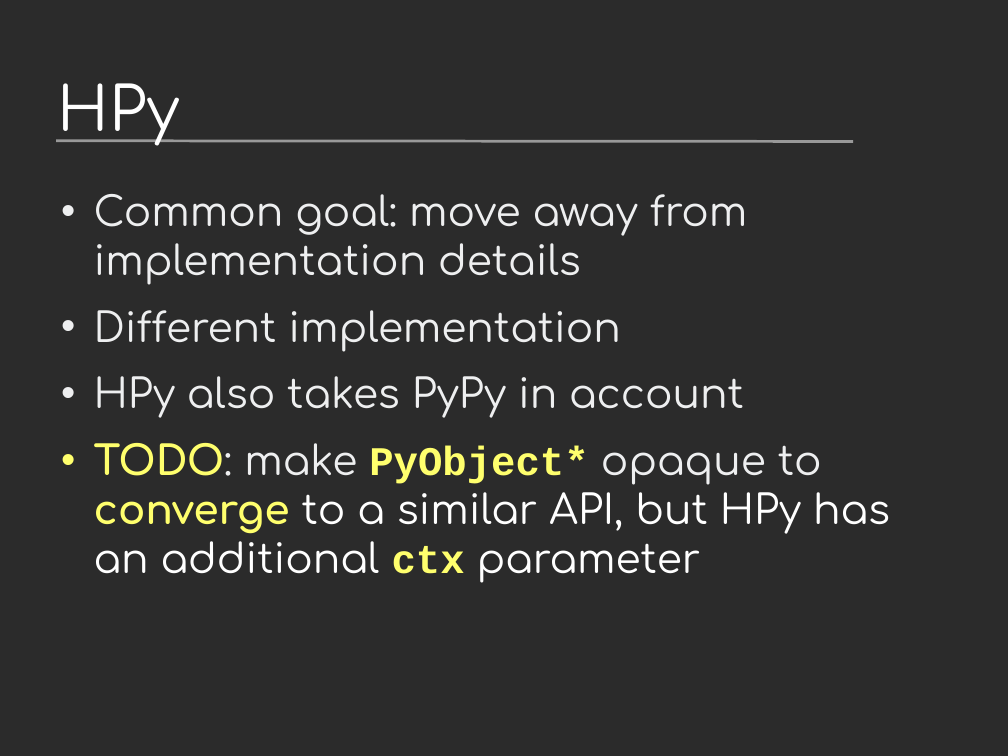
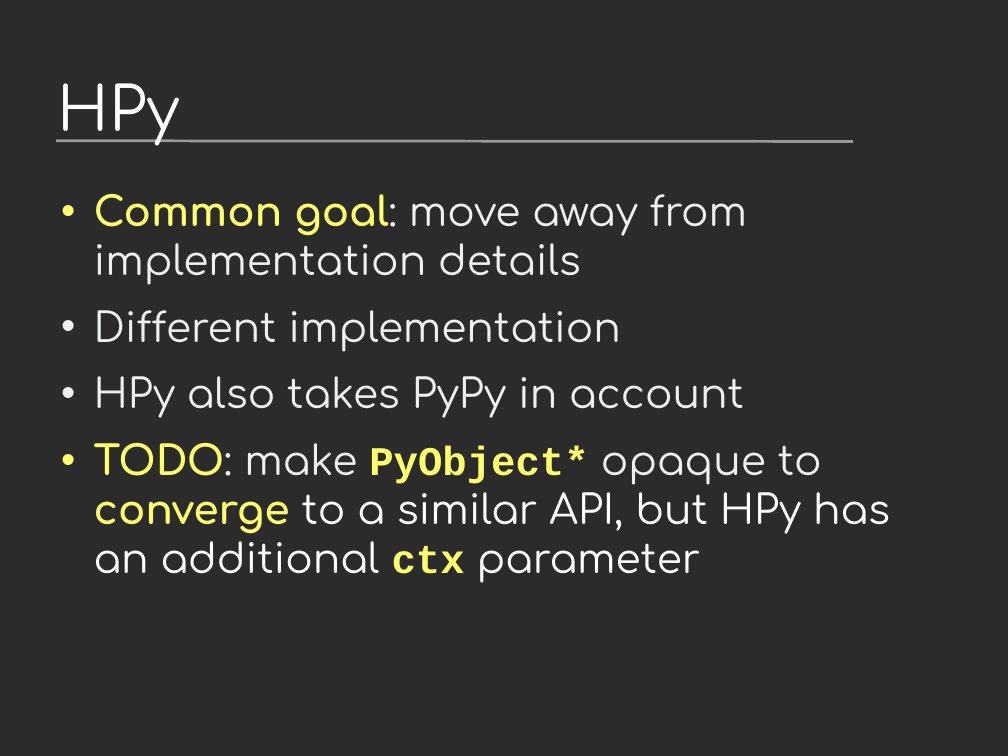
Before and after one commit to vstinner/talks, a slide deck: slide 28 of 2023-CoreDevSprint-Brno/c-api.odp. Drawn at 1008x756 pixels with LibreOffice and Linux fonts; fonts in the diff are those of the drawing; background and template pictures are left out; a plain dark background stands for a picture behind light text. Boxes give left, top, right and bottom in pixels: in the first picture for what was removed or moved away, otherwise in the second. Text is boxed around its words. In the diff, an @@ line names an element or a change of style, - is before the commit and + after.

```diff
--- a/2023-CoreDevSprint-Brno/c-api.odp
+++ b/2023-CoreDevSprint-Brno/c-api.odp
@@ text at (94, 194, 747, 284): text colour #EEEFF0 to #FFFF6D, bold on in "Common goal:" @@
```
Also in this commit, not shown: 3 other slides changed, 1 other file.
